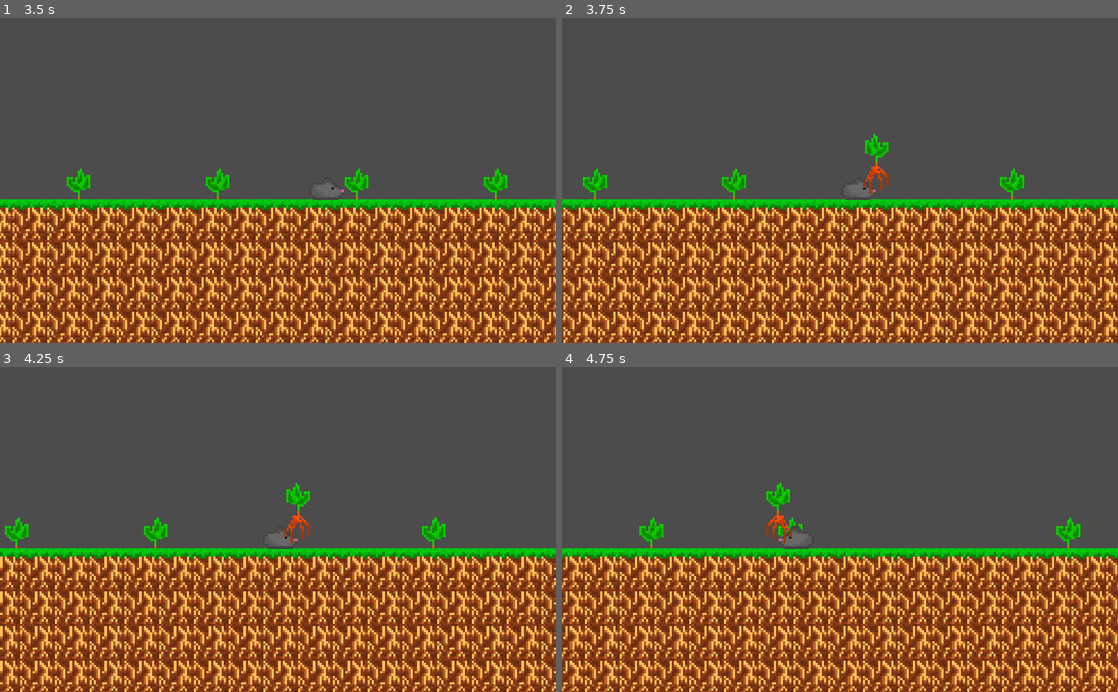
Above: before the commit, frames 1-4 (two rows, left to right).
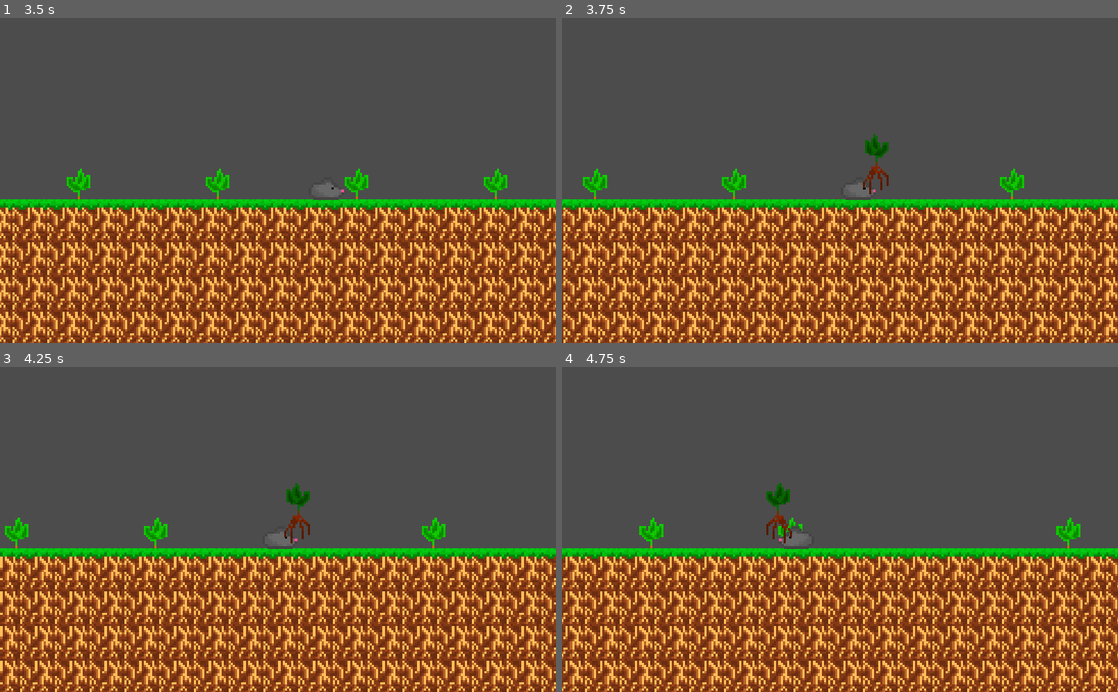
Above: after the commit, the same moments.

Repository: EndersteveGamer/GGJ-2023
Game: Godot game, scene res://Scene/Main Menu.tscn
The game is run twice, just before and just after one commit, with the same random seed, the same clock (stepped at 60 frames per second) and the same inputs.
Inputs:
- Up to frame 1 (3.5 s): click "Play" at 0.5 s; tap Enter at 1.25 s; hold Right (ui_right) 1.28-2.03 s; hold Down (ui_down) 2.03-2.78 s; hold Right (ui_right) from 2.78 s (still down)
- Up to frame 2 (3.75 s): release Right (ui_right) at 3.53 s; hold Up (ui_up) from 3.53 s (still down)
- Up to frame 3 (4.25 s): keep holding Up (ui_up)
- Up to frame 4 (4.75 s): release Up (ui_up) at 4.28 s; hold Left (ui_left) from 4.28 s (still down)

Frame 1 is identical in both runs. In frame 2, 0.3% of the frame differs, in the area x 54-59%, y 35-55%; in frame 3, 0.3%, in the area x 51-56%, y 35-55%; in frame 4, 0.3%.
Error before the commit: Invalid set index '0' (on base: 'Array') with value of type 'int' (res://Script/Game.gd:124)

Commit message:
Plant color debug

Diff:
--- a/The Other Godot Project/Script/Game.gd
+++ b/The Other Godot Project/Script/Game.gd
@@ -53,6 +53,9 @@
 	}
 }
 
+func getSin(x):
+	return sins[sinsIndex[x]]
+
 func pointToGrid(x):
 	return floor(x/gridWidth)
 
@@ -102,6 +105,7 @@
 		newPlant.position.y+=32
 		print("index "+str(newPlant.index))
 		newPlant.audioManager=get_node("AudioManager")
+		newPlant.color=rng.randi()%7
 		return newPlant
 	return null
 
@@ -116,6 +120,7 @@
 # Called when the node enters the scene tree for the first time.
 func _ready():
 	grid.resize(gridSize)
+	soilColor.resize(gridSize)
 	rng.randomize()
 	for i in range(gridSize/4):
 		createPlant(i*4)
--- a/The Other Godot Project/Script/Rat.gd
+++ b/The Other Godot Project/Script/Rat.gd
@@ -42,6 +42,7 @@
 		if uproot!=null:
 			uprooting=0.001
 			grabbed.texture=uproot.get_node("Sprite").texture
+			grabbed.modulate=owner.getSin(uproot.color)["color"]
 			uproot.owner.remove_child(uproot)
 			add_child(uproot)
 			uproot.visible=false
@@ -63,10 +64,10 @@
 				print("planted to "+str(index))
 				owner.gridSet(index,uproot)
 				owner.gridStick(uproot)
-				uproot=null
 				grabbed.texture=null
 				if owner.soilColor[uproot.index]==uproot.color:
 					uproot.soil=true
+				uproot=null
 
 func playerMovement(delta):
 	var directionInput = Vector2.ZERO
